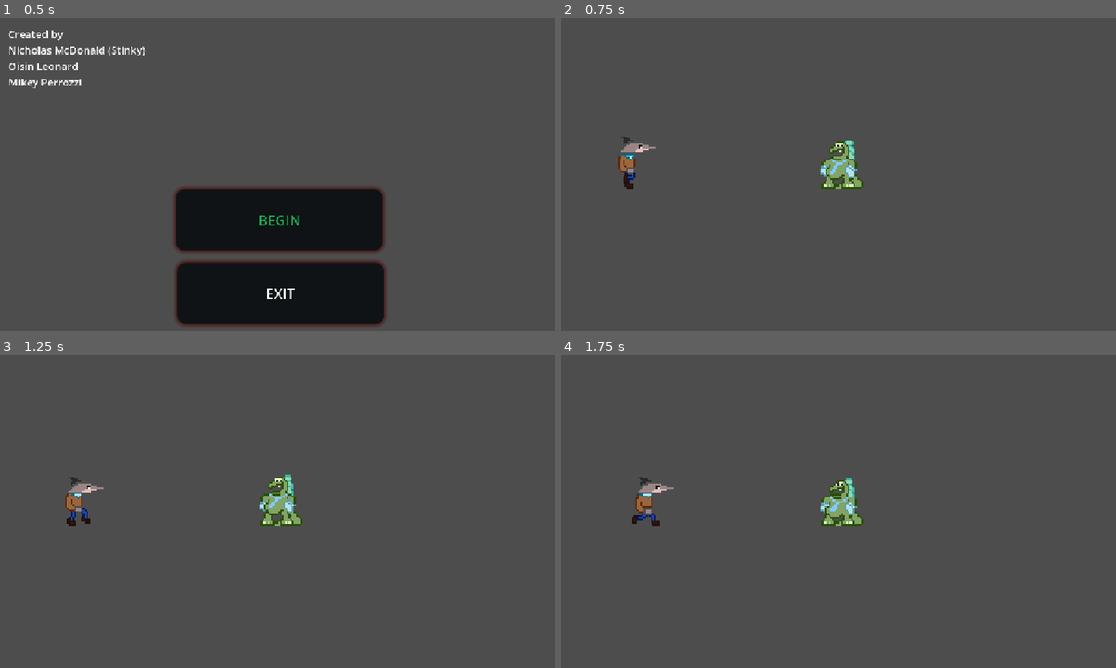
Above: before the commit, frames 1-4 (two rows, left to right).
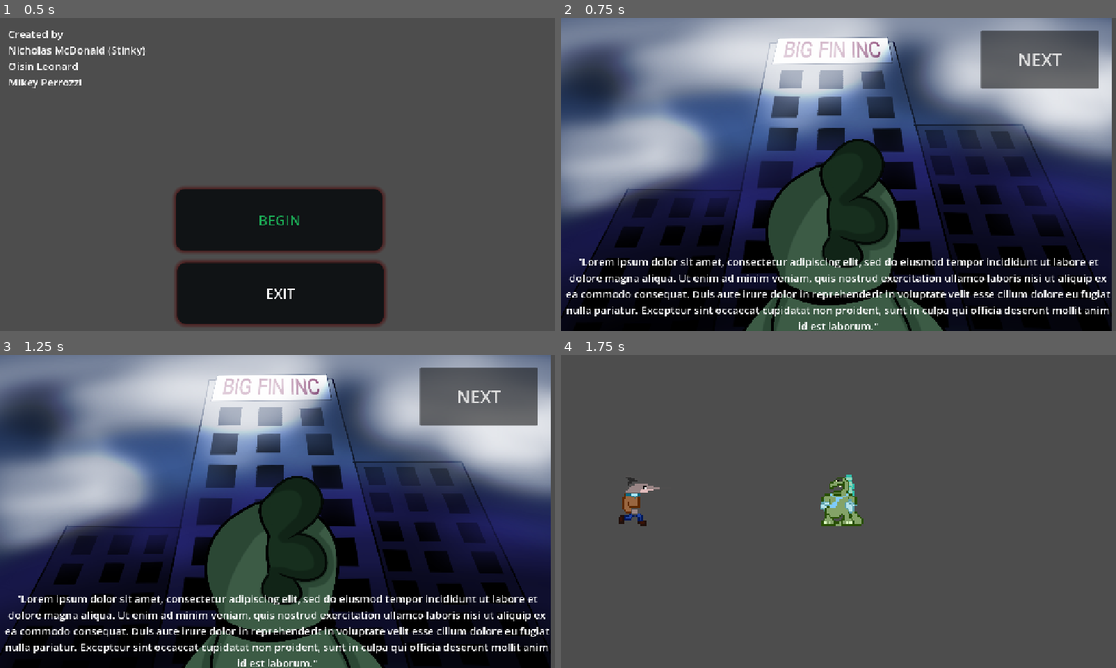
Above: after the commit, the same moments.

Repository: MikeyPerrozzi/Going-Down-
Game: Godot game, scene res://scenes/title screen.tscn
The game is run twice, just before and just after one commit, with the same random seed, the same clock (stepped at 60 frames per second) and the same inputs.
Inputs (mouse positions are in pixels of both pictures, inside the frame that each line leads up to):
- Up to frame 1 (0.5 s): no input
- Up to frame 2 (0.75 s): click "BEGIN" at 0.5 s
- Up to frame 3 (1.25 s): no input
- Up to frame 4 (1.75 s): click (1038, 395) at 1.25 s, where only the run after the commit has a clickable "NEXT"

Frame 1 is identical in both runs. In frame 2, 91% of the frame differs, in the area x 0-100%, y 0-100%; in frame 3, 91%; in frame 4, 1.1%.

Commit message:
added cutscene 1

Diff:
--- /dev/null
+++ b/going-down--/scenes/cutscene1.gd
@@ -0,0 +1,17 @@
+extends Button
+
+
+# Called when the node enters the scene tree for the first time.
+func _ready() -> void:
+	pass # Replace with function body.
+
+
+# Called every frame. 'delta' is the elapsed time since the previous frame.
+func _process(delta: float) -> void:
+	pass
+
+
+
+
+func _on_pressed() -> void:
+	get_tree().change_scene_to_file("res://scenes/game.tscn")
--- /dev/null
+++ b/going-down--/scenes/cutscene1.tscn
@@ -0,0 +1,42 @@
+[gd_scene format=3 uid="uid://bkkhk4bym111l"]
+
+[ext_resource type="Texture2D" uid="uid://d3bqtua32nbt8" path="res://assets/AnPhiastBigFinInc.png" id="1_veatj"]
+[ext_resource type="Script" uid="uid://c4pgm8tqbhasu" path="res://scenes/cutscene1.gd" id="2_aqdjm"]
+
+[node name="Control" type="Control" unique_id=112398211]
+layout_mode = 3
+anchors_preset = 15
+anchor_right = 1.0
+anchor_bottom = 1.0
+offset_left = 1.0
+offset_top = 1.0
+grow_horizontal = 2
+grow_vertical = 2
+
+[node name="AnPhiastBigFinInc" type="Sprite2D" parent="." unique_id=2046726081]
+position = Vector2(632.5, 364)
+scale = Vector2(0.83928573, 0.7413442)
+texture = ExtResource("1_veatj")
+
+[node name="Button" type="Button" parent="." unique_id=1046525327]
+layout_mode = 0
+offset_left = 965.0
+offset_top = 28.0
+offset_right = 1236.0
+offset_bottom = 161.0
+theme_override_font_sizes/font_size = 40
+text = "NEXT"
+script = ExtResource("2_aqdjm")
+
+[node name="Label" type="Label" parent="." unique_id=325254387]
+layout_mode = 0
+offset_left = 3.0
+offset_top = 543.0
+offset_right = 1270.0
+offset_bottom = 725.0
+theme_override_font_sizes/font_size = 24
+text = "\"Lorem ipsum dolor sit amet, consectetur adipiscing elit, sed do eiusmod tempor incididunt ut labore et dolore magna aliqua. Ut enim ad minim veniam, quis nostrud exercitation ullamco laboris nisi ut aliquip ex ea commodo consequat. Duis aute irure dolor in reprehenderit in voluptate velit esse cillum dolore eu fugiat nulla pariatur. Excepteur sint occaecat cupidatat non proident, sunt in culpa qui officia deserunt mollit anim id est laborum.\""
+horizontal_alignment = 1
+autowrap_mode = 2
+
+[connection signal="pressed" from="Button" to="Button" method="_on_pressed"]
--- a/going-down--/scripts/title_screen.gd
+++ b/going-down--/scripts/title_screen.gd
@@ -13,7 +13,7 @@
 
 
 func _on_start_pressed() -> void:
-	get_tree().change_scene_to_file("res://scenes/game.tscn")
+	get_tree().change_scene_to_file("res://scenes/cutscene1.tscn")
 
 
 func _on_exit_button_pressed() -> void:
Binary file added: going-down--/assets/AnPhiastBigFinInc.png
Not shown, added: going-down--/assets/AnPhiastBigFinInc.png.import
Binary file added: going-down--/assets/fistBullet.png
Not shown, added: going-down--/assets/fistBullet.png.import
Not shown, added: going-down--/scenes/cutscene1.gd.uid
